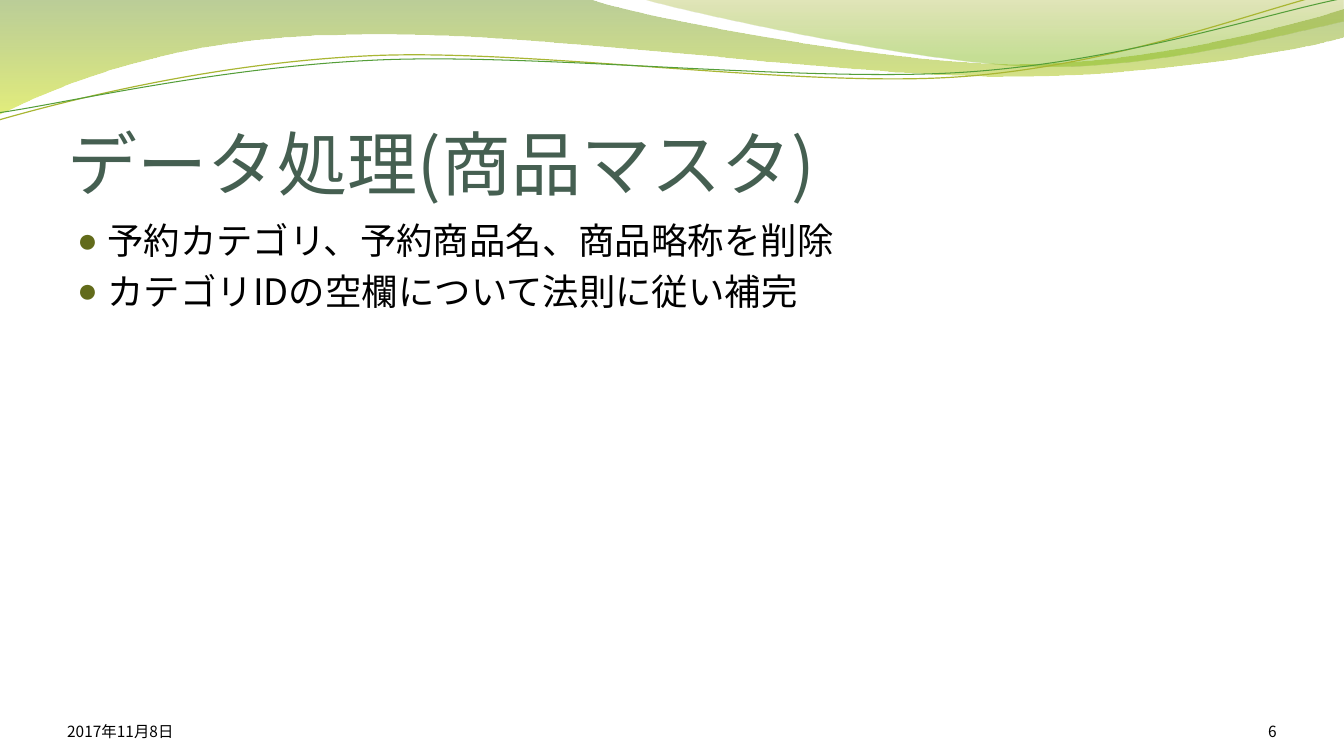
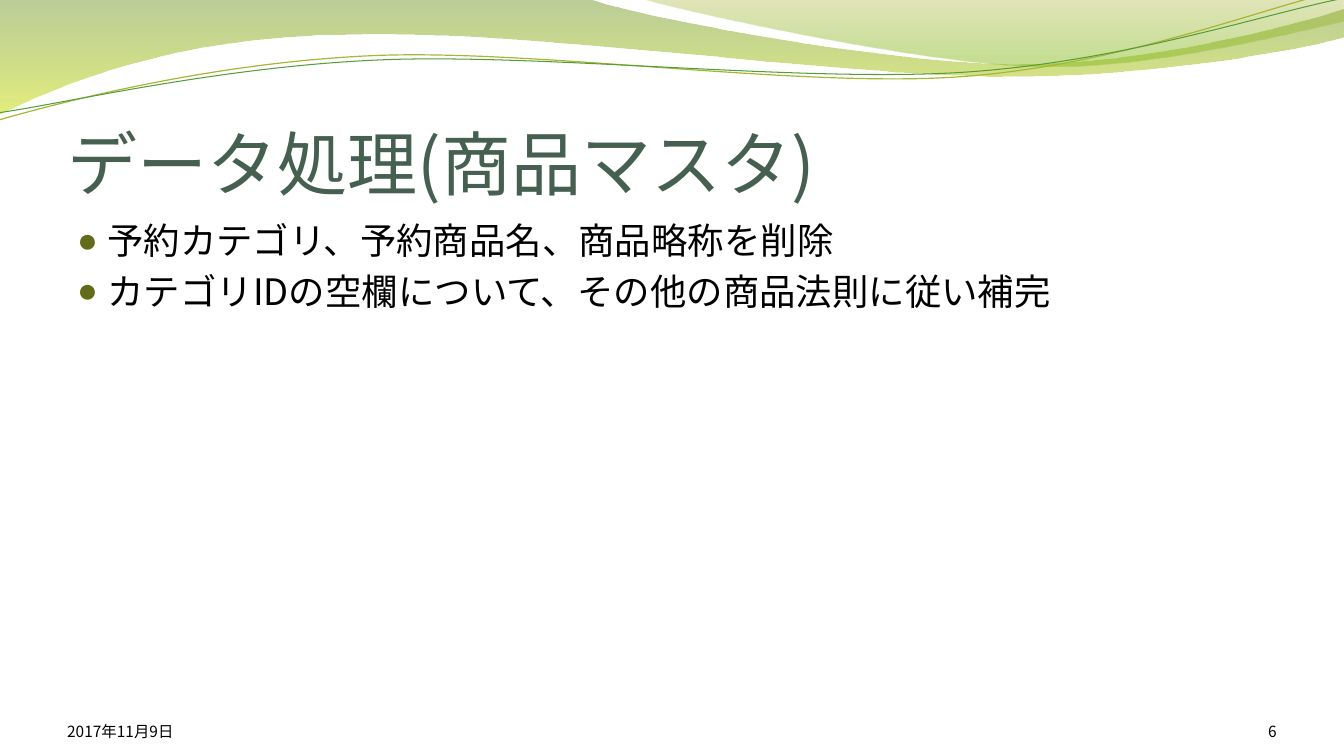
Before and after one commit to cw-NaoyaHieda/Data-analysis-Competition-2017, a slide deck: slide 6 of report/データ解析コンペティション中間報告.pptx. Drawn at 1344x756 pixels with LibreOffice and Linux fonts; fonts in the diff are those of the drawing; background and template pictures are left out. Boxes give left, top, right and bottom in pixels: in the first picture for what was removed or moved away, otherwise in the second. Text is boxed around its words. In the diff, an @@ line names an element or a change of style, - is before the commit and + after.

```diff
--- a/report/データ解析コンペティション中間報告.pptx
+++ b/report/データ解析コンペティション中間報告.pptx
@@ text at (107, 274, 1050, 308): text changed @@
-● カテゴリIDの空欄について法則に従い補完
+● カテゴリIDの空欄について、その他の商品法則に従い補完
@@ text at (67, 724, 173, 739): text changed @@
-2017年11月8日
+2017年11月9日
```
Also in this commit, not shown: 14 other slides changed.
